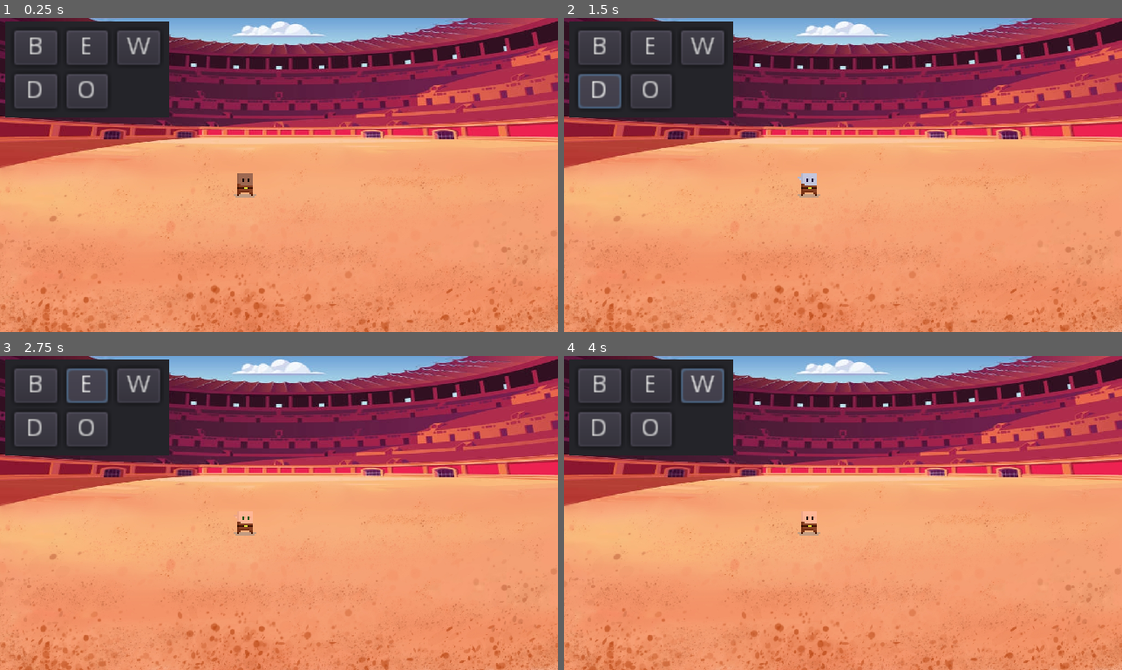
Above: before the commit, frames 1-4 (two rows, left to right).
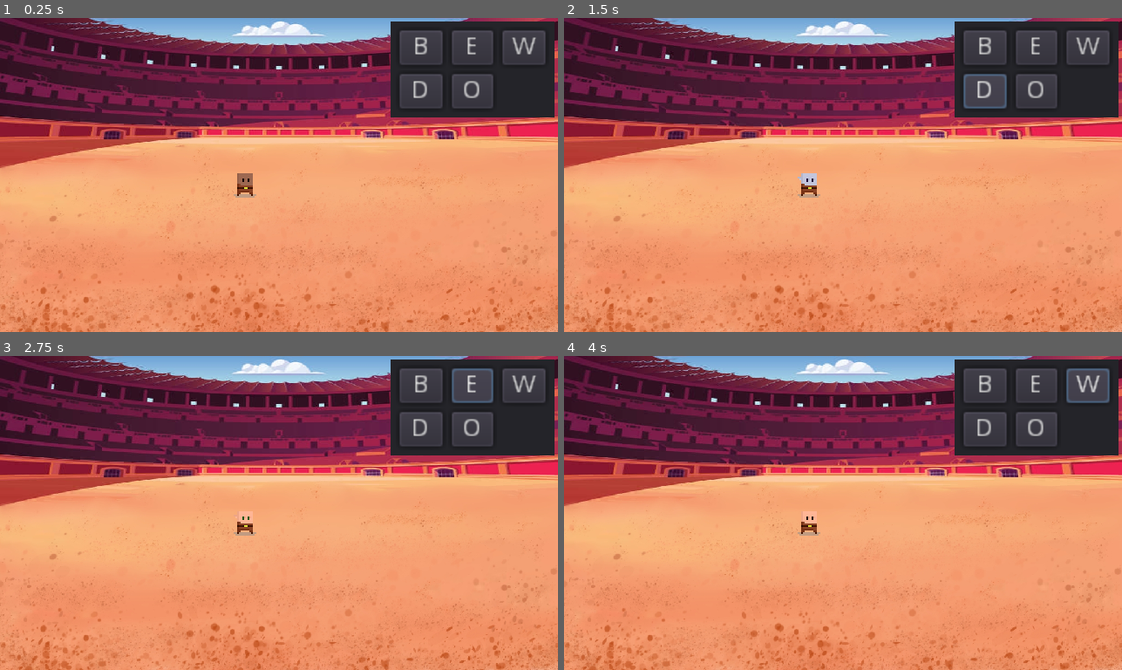
Above: after the commit, the same moments.

Repository: woliveira82/godot-arena
Game: Godot game, scene res://src/game/levels/Arena.tscn
The game is run twice, just before and just after one commit, with the same random seed, the same clock (stepped at 60 frames per second) and the same inputs.
Inputs:
- Up to frame 1 (0.25 s): no input
- Up to frame 2 (1.5 s): click "B" at 0.5 s; click "D" at 1.25 s
- Up to frame 3 (2.75 s): click "E" at 2 s
- Up to frame 4 (4 s): click "O" at 2.75 s; click "W" at 3.5 s

The runs differ from the first frame. In frame 1, 17% of the frame differs, in the area x 0-100%, y 1-32%; in frame 2, 17%; in frame 3, 17%; in frame 4, 17%.

Commit message:
feat: add hurtbox scene

Diff:
--- a/project.godot
+++ b/project.godot
@@ -87,8 +87,10 @@
 2d_physics/layer_1="World"
 2d_physics/layer_2="Player"
 2d_physics/layer_3="Player Hurtbox"
-2d_physics/layer_4="Enemy"
-2d_physics/layer_5="Enemy Hurtbox"
+2d_physics/layer_4="Player Hitbox"
+2d_physics/layer_5="Enemy"
+2d_physics/layer_6="Enemy Hurtbox"
+2d_physics/layer_7="Enemy Hitbox"
 
 [physics]
 
--- a/src/game/characters/Player.gd
+++ b/src/game/characters/Player.gd
@@ -91,3 +91,7 @@
 
 func _on_TimerAttack_timeout():
 	state = IDLE
+
+
+func _on_Hurtbox_hit(area):
+	print(area.position)
--- a/src/game/characters/Player.tscn
+++ b/src/game/characters/Player.tscn
@@ -1,13 +1,20 @@
-[gd_scene load_steps=4 format=2]
+[gd_scene load_steps=6 format=2]
 
 [ext_resource path="res://src/game/characters/Player.gd" type="Script" id=1]
 [ext_resource path="res://src/game/characters/resources/Black.tres" type="SpriteFrames" id=2]
+[ext_resource path="res://src/game/utils/Hurtbox.tscn" type="PackedScene" id=3]
 
 [sub_resource type="CapsuleShape2D" id=15]
 radius = 1.0
 height = 8.0
 
+[sub_resource type="CapsuleShape2D" id=16]
+radius = 4.0
+height = 4.0
+
 [node name="Player" type="KinematicBody2D"]
+collision_layer = 2
+collision_mask = 17
 script = ExtResource( 1 )
 
 [node name="AnimatedSprite" type="AnimatedSprite" parent="."]
@@ -24,4 +31,15 @@
 process_mode = 0
 one_shot = true
 
+[node name="Hurtbox" parent="." instance=ExtResource( 3 )]
+collision_layer = 4
+collision_mask = 64
+
+[node name="CollisionShape2D" parent="Hurtbox" index="0"]
+position = Vector2( -0.5, -7.5 )
+shape = SubResource( 16 )
+
 [connection signal="timeout" from="TimerAttack" to="." method="_on_TimerAttack_timeout"]
+[connection signal="hit" from="Hurtbox" to="." method="_on_Hurtbox_hit"]
+
+[editable path="Hurtbox"]
--- a/src/game/levels/Arena.tscn
+++ b/src/game/levels/Arena.tscn
@@ -11,6 +11,8 @@
 
 [sub_resource type="Theme" id=3]
 
+[sub_resource type="CircleShape2D" id=4]
+
 [node name="Arena" type="Control"]
 anchor_right = 1.0
 anchor_bottom = 1.0
@@ -22,6 +24,7 @@
 centered = false
 
 [node name="Bleachers" type="StaticBody2D" parent="."]
+collision_mask = 0
 
 [node name="CollisionShape2D" type="CollisionShape2D" parent="Bleachers"]
 position = Vector2( 160, 29.5 )
@@ -36,9 +39,10 @@
 position = Vector2( 141, 103 )
 
 [node name="TestPanel" type="Panel" parent="."]
-margin_left = 3.0
+anchor_right = 1.0
+margin_left = 224.0
 margin_top = 2.0
-margin_right = 97.0
+margin_right = -2.0
 margin_bottom = 57.0
 theme = SubResource( 2 )
 
@@ -82,6 +86,14 @@
 theme = SubResource( 3 )
 text = "W"
 
+[node name="HitboxTeste" type="Area2D" parent="."]
+collision_layer = 0
+collision_mask = 4
+
+[node name="CollisionShape2D" type="CollisionShape2D" parent="HitboxTeste"]
+position = Vector2( 20, 109 )
+shape = SubResource( 4 )
+
 [connection signal="button_down" from="TestPanel/ButtonBlack" to="." method="_on_ButtonBlack_button_down"]
 [connection signal="button_down" from="TestPanel/ButtonDark" to="." method="_on_ButtonDark_button_down"]
 [connection signal="button_down" from="TestPanel/ButtonElf" to="." method="_on_ButtonElf_button_down"]
--- /dev/null
+++ b/src/game/utils/Hurtbox.gd
@@ -0,0 +1,19 @@
+extends Area2D
+
+onready var timer = $Timer
+onready var collision_shape = $CollisionShape2D
+
+signal hit(body)
+
+var invencible = false
+
+
+func _on_Timer_timeout():
+	invencible = false
+
+
+func _on_Hurtbox_area_entered(area):
+	if not invencible:
+		invencible = true
+		emit_signal('hit', area)
+		timer.start()
--- /dev/null
+++ b/src/game/utils/Hurtbox.tscn
@@ -0,0 +1,16 @@
+[gd_scene load_steps=2 format=2]
+
+[ext_resource path="res://src/game/utils/Hurtbox.gd" type="Script" id=1]
+
+[node name="Hurtbox" type="Area2D"]
+collision_layer = 0
+collision_mask = 0
+script = ExtResource( 1 )
+
+[node name="CollisionShape2D" type="CollisionShape2D" parent="."]
+
+[node name="Timer" type="Timer" parent="."]
+one_shot = true
+
+[connection signal="area_entered" from="." to="." method="_on_Hurtbox_area_entered"]
+[connection signal="timeout" from="Timer" to="." method="_on_Timer_timeout"]
Not shown: 1 places in src/game/levels/Arena.tscn that only renumber resources
